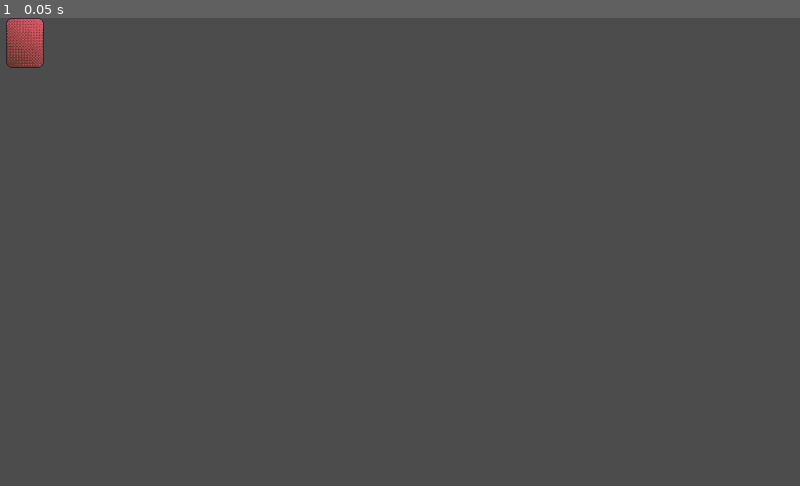
Above: before the commit, frame 1.
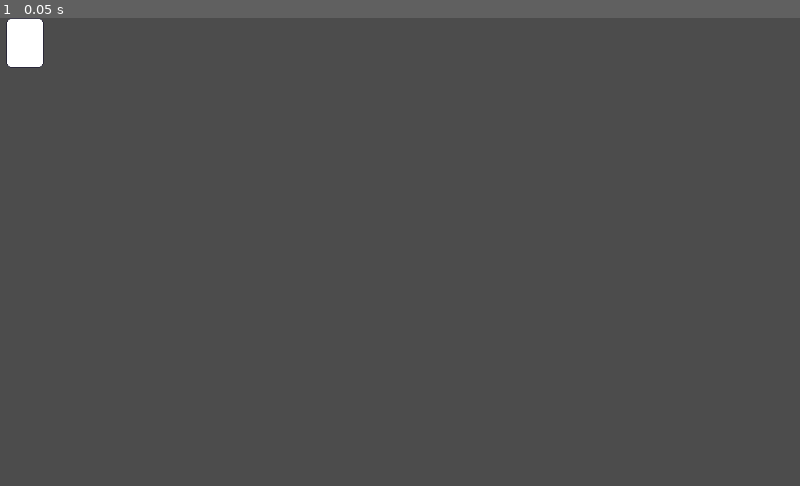
Above: after the commit, the same moment.

Repository: Kibibibit/windmills-arcade
Game: Godot game, scene res://scenes/Root.tscn
The game is run twice, just before and just after one commit, with the same random seed, the same clock (stepped at 60 frames per second) and the same inputs.
Inputs:
- Up to frame 1 (0.05 s): no input

The runs differ from the first frame. In frame 1, 0.5% of the frame differs, in the area x 0-6%, y 0-11%.

Commit message:
Playing cards work

Diff:
--- a/project.godot
+++ b/project.godot
@@ -24,6 +24,11 @@
 "language": "GDScript",
 "path": "res://scripts/components/card/PlayingCard.gd"
 }, {
+"base": "SceneParent",
+"class": "PlayingCardParent",
+"language": "GDScript",
+"path": "res://scripts/utils/PlayingCardParent.gd"
+}, {
 "base": "Node2D",
 "class": "SceneParent",
 "language": "GDScript",
@@ -33,6 +38,7 @@
 "Card": "",
 "Piece": "",
 "PlayingCard": "",
+"PlayingCardParent": "",
 "SceneParent": ""
 }
 
--- a/scripts/Root.gd
+++ b/scripts/Root.gd
@@ -12,6 +12,7 @@
 	add_child(game_instance)
 
 
+
 # Called every frame. 'delta' is the elapsed time since the previous frame.
 #func _process(delta):
 #	pass
--- a/scripts/components/Piece.gd
+++ b/scripts/components/Piece.gd
@@ -3,8 +3,6 @@
 
 var sprite: Sprite
 
-
-# Called when the node enters the scene tree for the first time.
 func _ready():
 	sprite = Sprite.new()
 	sprite.centered = false
--- a/scripts/components/card/Card.gd
+++ b/scripts/components/card/Card.gd
@@ -29,6 +29,7 @@
 		self.sprite.texture = .get_texture(_front_sprite)
 	else:
 		self.sprite.texture = .get_texture(_back_sprite)
+	_last_face_up = _face_up
 	.update()
 
 # Getters
--- a/scripts/components/card/PlayingCard.gd
+++ b/scripts/components/card/PlayingCard.gd
@@ -1,16 +1,28 @@
 class_name PlayingCard
 extends Card
 
+var suit_sprite: Array
 
 
 var suit: int
 var value: int
 
-# Called when the node enters the scene tree for the first time.
+var value_sprite: Sprite
+
 func _ready():
-	pass # Replace with function body.
+	value_sprite = Sprite.new()
+	value_sprite.centered = false
+	.add_child(sprite)
+	value_sprite.texture = .get_texture(._get_parent().card_suit_value_to_sprite_code(suit,value))
+
+func _init(front_sprite:String,back_sprite:String,_suit:int,_value:int).(front_sprite,back_sprite,true):
+	suit=_suit
+	value=_value
 
 
-# Called every frame. 'delta' is the elapsed time since the previous frame.
-#func _process(delta):
-#	pass
+func _process(_delta):
+	._process(_delta)
+	if (value_sprite.visible != self._face_up):
+		print(!self._face_up)
+		value_sprite.visible = self._face_up
+		.update()
--- a/scripts/games/Sawayama.gd
+++ b/scripts/games/Sawayama.gd
@@ -1,16 +1,31 @@
-extends SceneParent
+extends PlayingCardParent
 
 
 # Called when the node enters the scene tree for the first time.
 func _ready():
 	self._textures = {
-		"card-back":"res://sprites/basic-card-back.png",
-		"card-front":"res://sprites/basic-card-front.png",
+		"card-back":"res://sprites/cards/basic-card-back.png",
+		"card-front":"res://sprites/cards/basic-card-front.png",
+		"starfleet1":"res://sprites/cards/sawayama/starfleet/sawayama-starfleet-ace.png",
+		"starfleet2":"res://sprites/cards/sawayama/starfleet/sawayama-starfleet-two.png",
+		"starfleet3":"res://sprites/cards/sawayama/starfleet/sawayama-starfleet-three.png",
+		"starfleet4":"res://sprites/cards/sawayama/starfleet/sawayama-starfleet-four.png",
+		"starfleet5":"res://sprites/cards/sawayama/starfleet/sawayama-starfleet-five.png",
+		"starfleet6":"res://sprites/cards/sawayama/starfleet/sawayama-starfleet-six.png",
+		"starfleet7":"res://sprites/cards/sawayama/starfleet/sawayama-starfleet-seven.png",
+		"starfleet8":"res://sprites/cards/sawayama/starfleet/sawayama-starfleet-eight.png",
+		"starfleet9":"res://sprites/cards/sawayama/starfleet/sawayama-starfleet-nine.png",
+		"starfleet10":"res://sprites/cards/sawayama/starfleet/sawayama-starfleet-ten.png",
+		"starfleet11":"res://sprites/cards/sawayama/starfleet/sawayama-starfleet-jack.png",
+		"starfleet12":"res://sprites/cards/sawayama/starfleet/sawayama-starfleet-queen.png",
+		"starfleet13":"res://sprites/cards/sawayama/starfleet/sawayama-starfleet-king.png",
 	}
+
+	self._suit_names = ["starfleet"]
 
 
 	self.load_resources()
-	var card = Card.new("card-front","card-back",false)
+	var card =  PlayingCard.new("card-front","card-back",0,1)
 	add_child(card)
 
 
--- /dev/null
+++ b/scripts/utils/PlayingCardParent.gd
@@ -0,0 +1,9 @@
+class_name PlayingCardParent
+extends SceneParent
+
+
+var _suit_names: Array
+
+func card_suit_value_to_sprite_code(suit: int, value: int):
+	print("%s%d" % [_suit_names[suit],value])
+	return "%s%d" % [_suit_names[suit],value]
Binary file added: sprites/aseprite/sawayama-starfleet.aseprite
Binary file added: sprites/aseprite/suit-club.aseprite
Binary file added: sprites/aseprite/suit-diamond.aseprite
Binary file added: sprites/aseprite/suit-heart.aseprite
Binary file added: sprites/aseprite/suit-spade.aseprite
Renamed: sprites/basic-card-back.png -> sprites/cards/basic-card-back.png
Not shown, added: sprites/cards/basic-card-back.png.import
Renamed: sprites/basic-card-front.png -> sprites/cards/basic-card-front.png
Not shown, added: sprites/cards/basic-card-front.png.import
Binary file added: sprites/cards/sawayama/starfleet/sawayama-starfleet-ace.png
Not shown, added: sprites/cards/sawayama/starfleet/sawayama-starfleet-ace.png.import
Binary file added: sprites/cards/sawayama/starfleet/sawayama-starfleet-eight.png
(and 23 more such lines)
